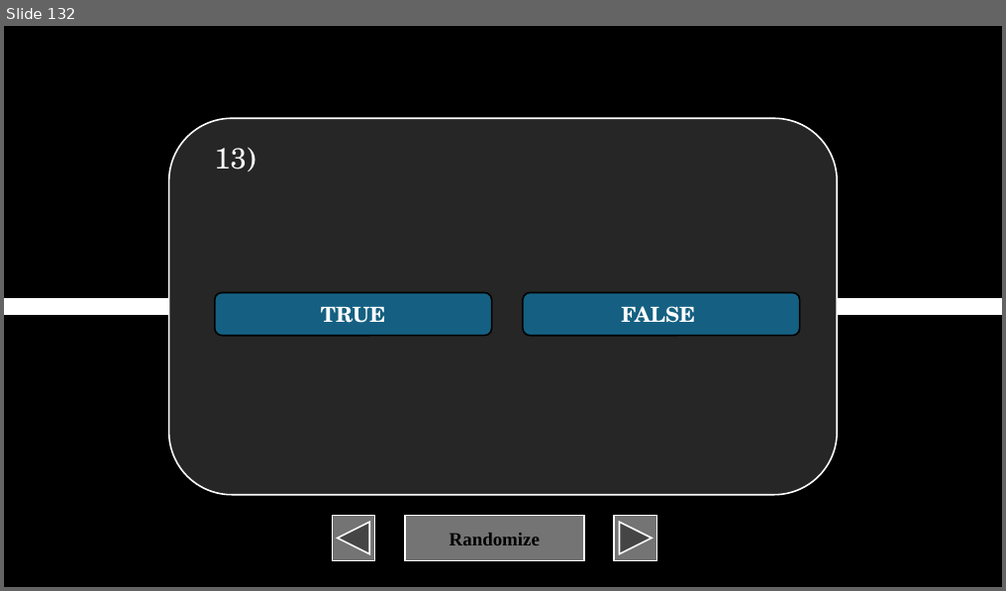
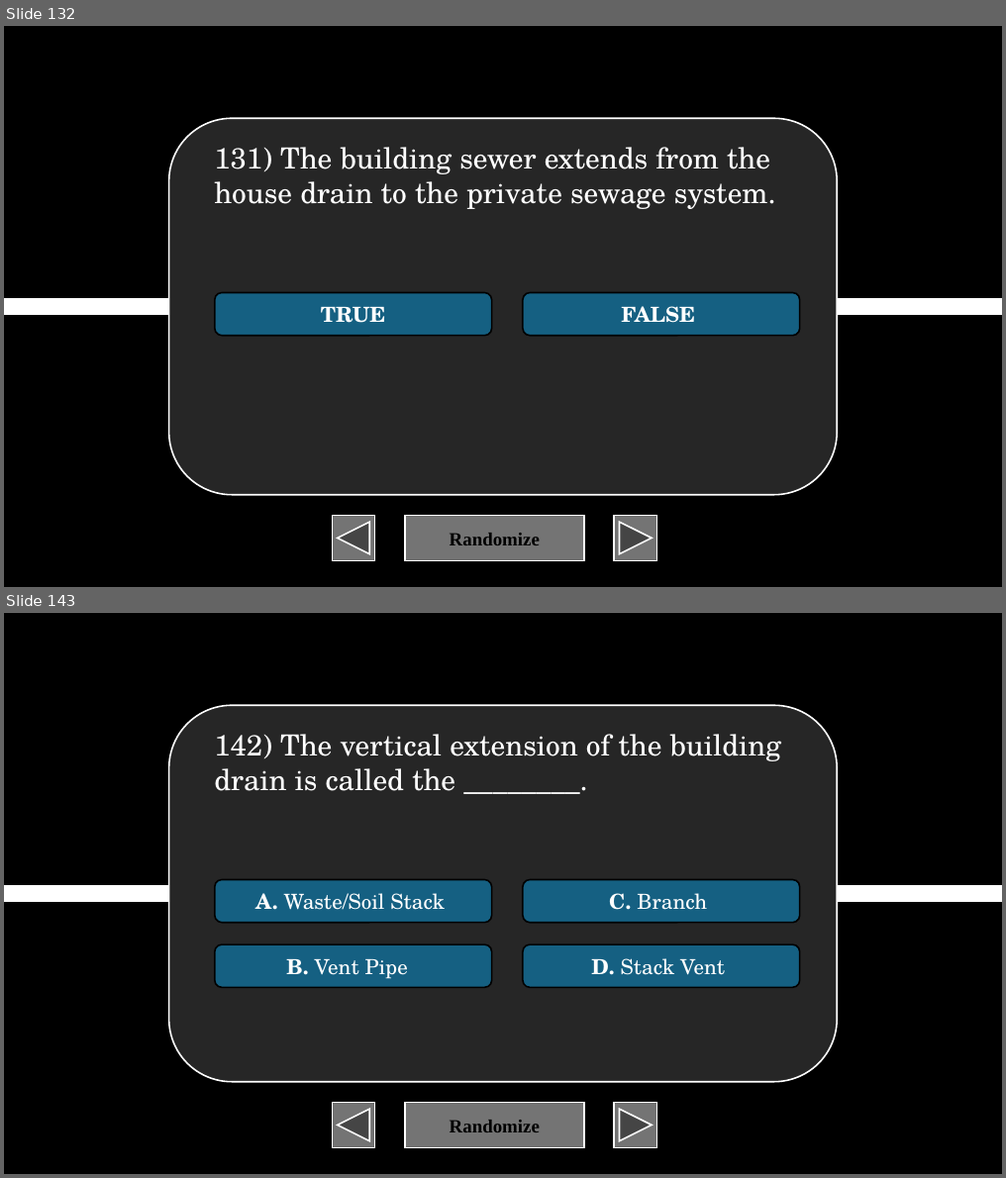
Before and after one commit to XIvanSolomonX/Archi-Reviewer, a slide deck: BulUti2.pptm. Shown one above the other, each under a label of ours: slide 132 before the commit, slides 132 and 143 after it; the slides between them are not shown. The pictures are 1006x591 and 1006x1178 pixels, drawn with LibreOffice and Linux fonts; fonts in the diff are those of the drawing. Boxes give left, top, right and bottom in pixels: in the first picture for what was removed or moved away, otherwise in the second. Text is boxed around its words. In the diff, an @@ line names an element or a change of style, - is before the commit and + after.

```diff
--- a/BulUti2.pptm
+++ b/BulUti2.pptm
@@ slide 143 added at box(4, 613, 1002, 1174), background #000000 @@
@@ rounded rectangle added at box(168, 705, 837, 1081), fill #262626, outline #FFFFFF 1.5 pt @@
@@ text added at box(214, 734, 782, 791), 28 pt, text #FFFFFF @@
+142) The vertical extension of the building drain is called the ________.
@@ rounded rectangle added at box(215, 879, 492, 922), fill #156082, outline #000000 1.5 pt, 20 pt, text #FFFFFF @@
+A. Waste/Soil Stack
@@ rounded rectangle added at box(523, 879, 800, 922), fill #156082, outline #000000 1.5 pt, 20 pt, text #FFFFFF @@
+C. Branch
@@ line added from (4, 894) to (1002, 894), #FFFFFF 16 pt @@
@@ rounded rectangle added at box(215, 945, 492, 987), fill #156082, outline #000000 1.5 pt, 20 pt, text #FFFFFF @@
+B. Vent Pipe
@@ rounded rectangle added at box(523, 945, 800, 987), fill #156082, outline #000000 1.5 pt, 20 pt, text #FFFFFF @@
+D. Stack Vent
@@ action button back previous added at box(332, 1103, 374, 1149), fill #747474, outline #FFFFFF 1.5 pt @@
@@ action button blank added at box(405, 1103, 584, 1149), fill #747474, outline #FFFFFF 1.5 pt, 18 pt, text #000000, bold @@
+Randomize
@@ action button forward next added at box(614, 1103, 656, 1149), fill #747474, outline #FFFFFF 1.5 pt @@
@@ slide 132 changed as well @@
@@ text at box(214, 147, 776, 209): text changed @@
-13)
+131) The building sewer extends from the house drain to the private sewage system.
```
Also in this commit, not shown: 11 other slides changed, 56 other slides added, 1 other file.
